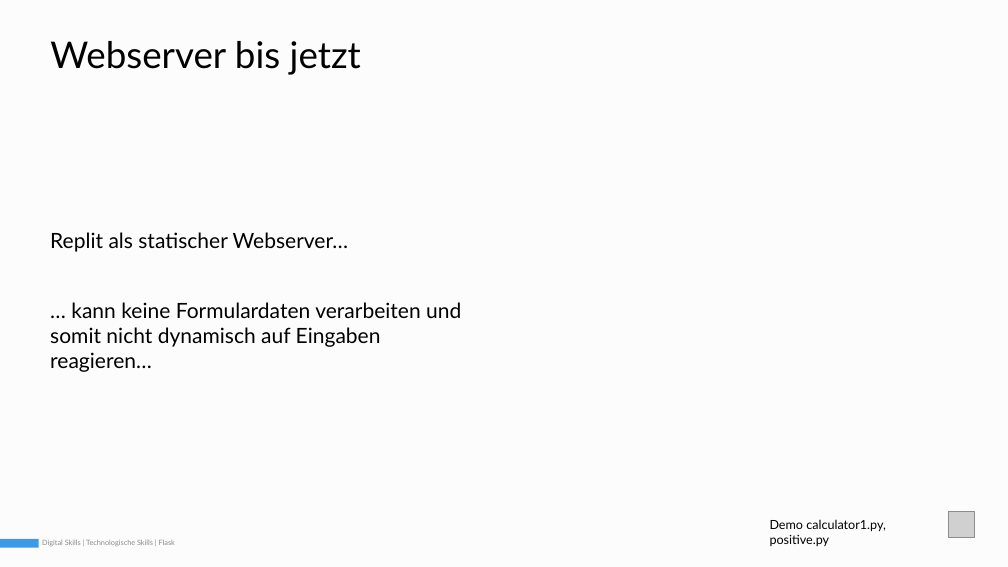
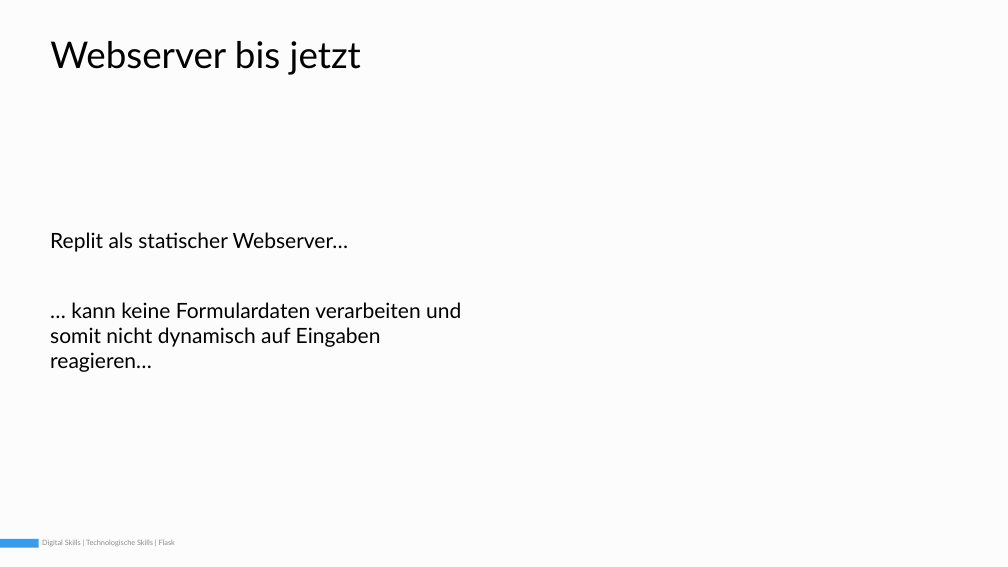
Before and after one commit to Simple-codinger/digitalskills, a slide deck: slide 3 of semester1_technology_skills/09_flask/slides/DigitalSkills_01_08_Flask_220726_v1.pptx. Drawn at 1008x567 pixels with LibreOffice and Linux fonts; fonts in the diff are those of the drawing; grey boxes stand for pictures. Boxes give left, top, right and bottom in pixels: in the first picture for what was removed or moved away, otherwise in the second. Text is boxed around its words. In the diff, an @@ line names an element or a change of style, - is before the commit and + after.

```diff
--- a/semester1_technology_skills/09_flask/slides/DigitalSkills_01_08_Flask_220726_v1.pptx
+++ b/semester1_technology_skills/09_flask/slides/DigitalSkills_01_08_Flask_220726_v1.pptx
@@ text removed at [770, 519, 886, 546] @@
-Demo calculator1.py, positive.py
@@ picture removed at [949, 511, 975, 537] @@
```
Also in this commit, not shown: 3 other slides changed, 2 slides added, 19 other files.
